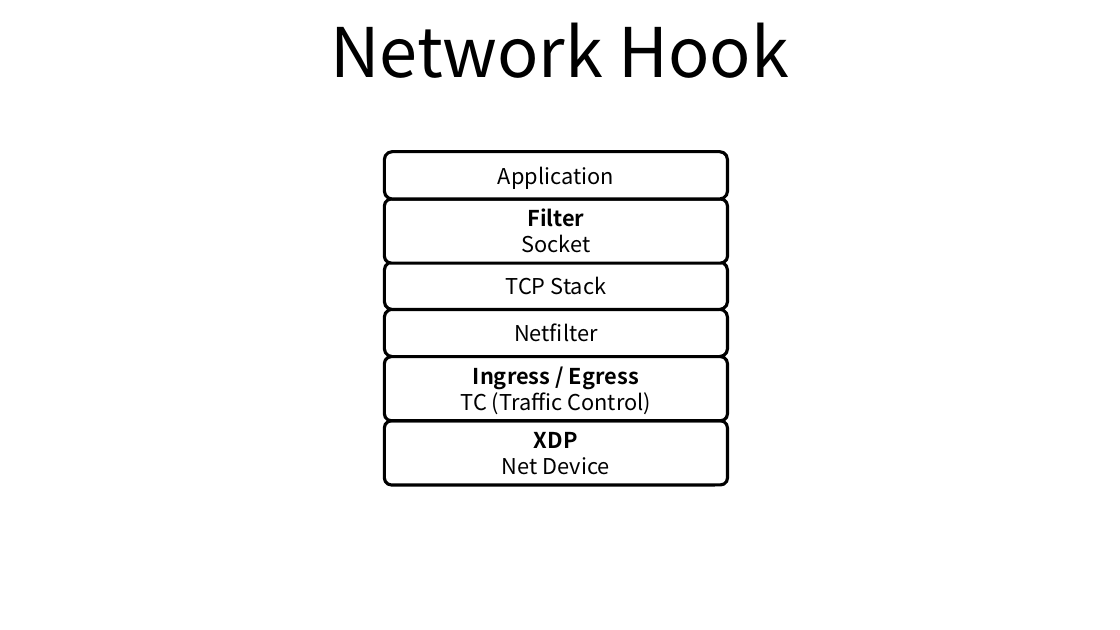
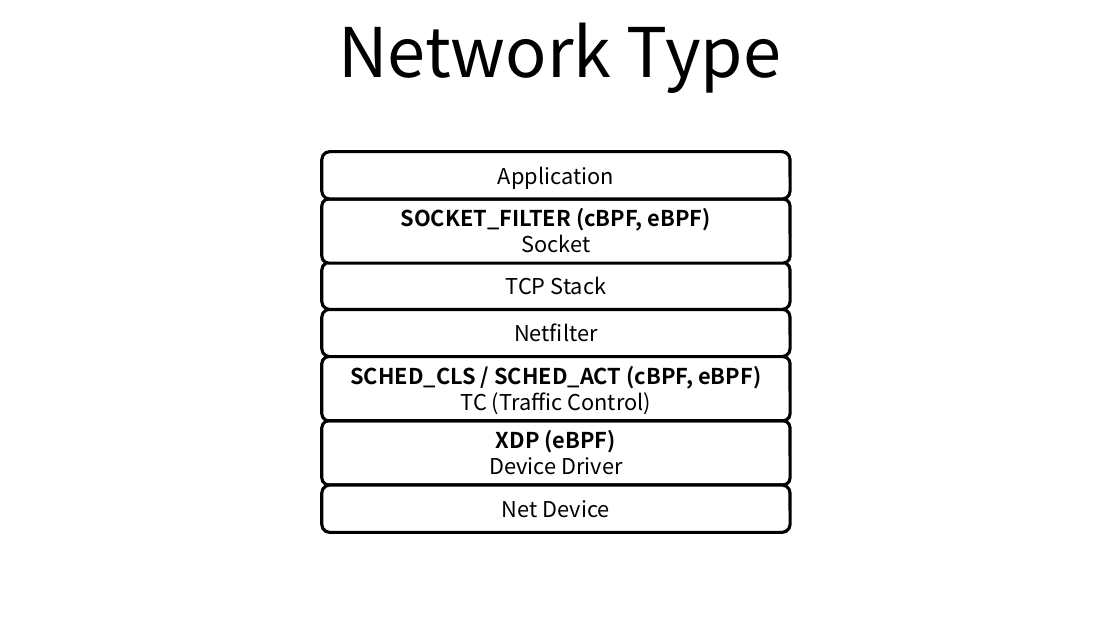
Before and after one commit to ssup2/blog-old, a slide deck: slide 4 of images/theory_analysis/Linux_BPF/Linux_BPF_XDP.pptx. Drawn at 1120x630 pixels with LibreOffice and Linux fonts; fonts in the diff are those of the drawing. Boxes give left, top, right and bottom in pixels: in the first picture for what was removed or moved away, otherwise in the second. Text is boxed around its words. In the diff, an @@ line names an element or a change of style, - is before the commit and + after.

```diff
--- a/images/theory_analysis/Linux_BPF/Linux_BPF_XDP.pptx
+++ b/images/theory_analysis/Linux_BPF/Linux_BPF_XDP.pptx
@@ title at (338,22,781,93): text changed @@
-Network Hook
+Network Type
@@ rounded rectangle "Application": place and size @@
-rounded rectangle "Application" at (384,151,727,198)
+rounded rectangle "Application" at (321,151,790,198)
@@ rounded rectangle "SOCKET_FILTER (cBPF, eBPF)": place and size @@
-rounded rectangle "SOCKET_FILTER (cBPF, eBPF)" at (384,199,727,263)
+rounded rectangle "SOCKET_FILTER (cBPF, eBPF)" at (321,199,790,263)
@@ text in rounded rectangle at (401,208,711,231): text changed @@
-Filter
+SOCKET_FILTER (cBPF, eBPF)
@@ rounded rectangle "TCP Stack": place and size @@
-rounded rectangle "TCP Stack" at (384,262,727,309)
+rounded rectangle "TCP Stack" at (321,262,790,309)
@@ rounded rectangle "Netfilter": place and size @@
-rounded rectangle "Netfilter" at (384,309,727,356)
+rounded rectangle "Netfilter" at (321,309,790,356)
@@ rounded rectangle "SCHED_CLS / SCHED_ACT (cBPF, eBPF)": place and size @@
-rounded rectangle "SCHED_CLS / SCHED_ACT (cBPF, eBPF)" at (384,356,727,420)
+rounded rectangle "SCHED_CLS / SCHED_ACT (cBPF, eBPF)" at (321,356,790,420)
@@ text in rounded rectangle at (350,366,761,389): text changed @@
-Ingress / Egress
+SCHED_CLS / SCHED_ACT (cBPF, eBPF)
@@ rounded rectangle "XDP (eBPF)": place and size @@
-rounded rectangle "XDP (eBPF)" at (384,421,727,485)
+rounded rectangle "XDP (eBPF)" at (321,421,790,485)
@@ text in rounded rectangle at (489,430,622,475): text changed @@
-XDP
-Net Device
+XDP (eBPF)
+Device Driver
@@ rounded rectangle added at (321,485,790,532), fill #FFFFFF, outline #000000 2 pt, 14 pt, text #000000 @@
+Net Device
```
Also in this commit, not shown: 3 other files.
